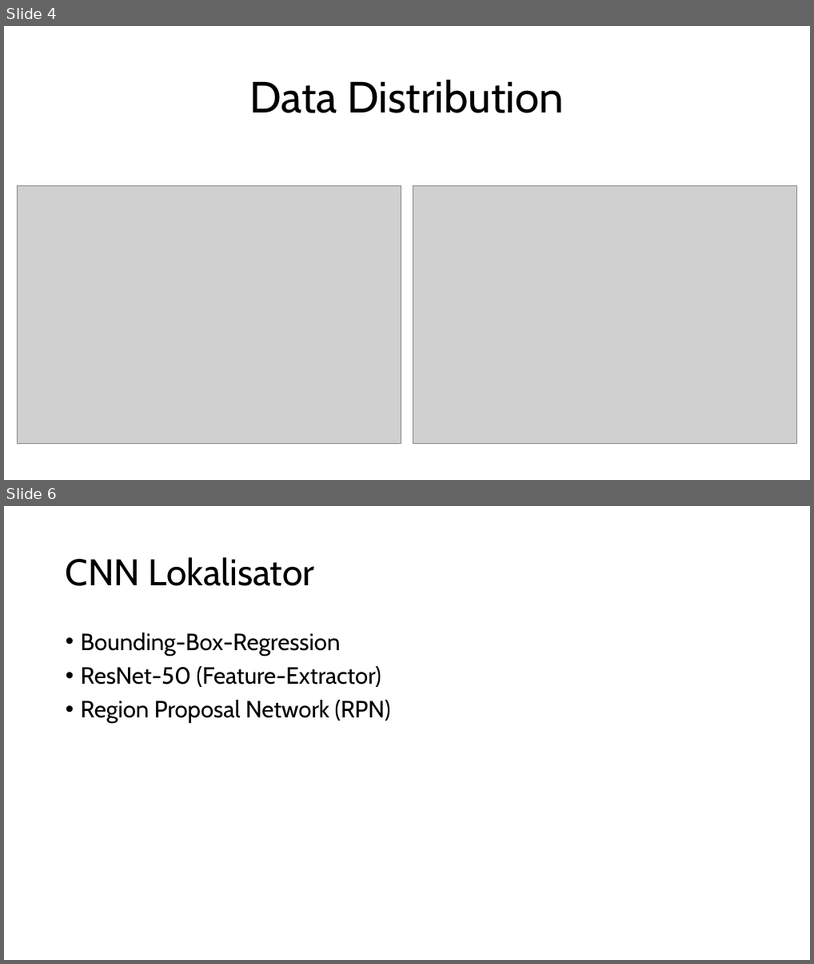
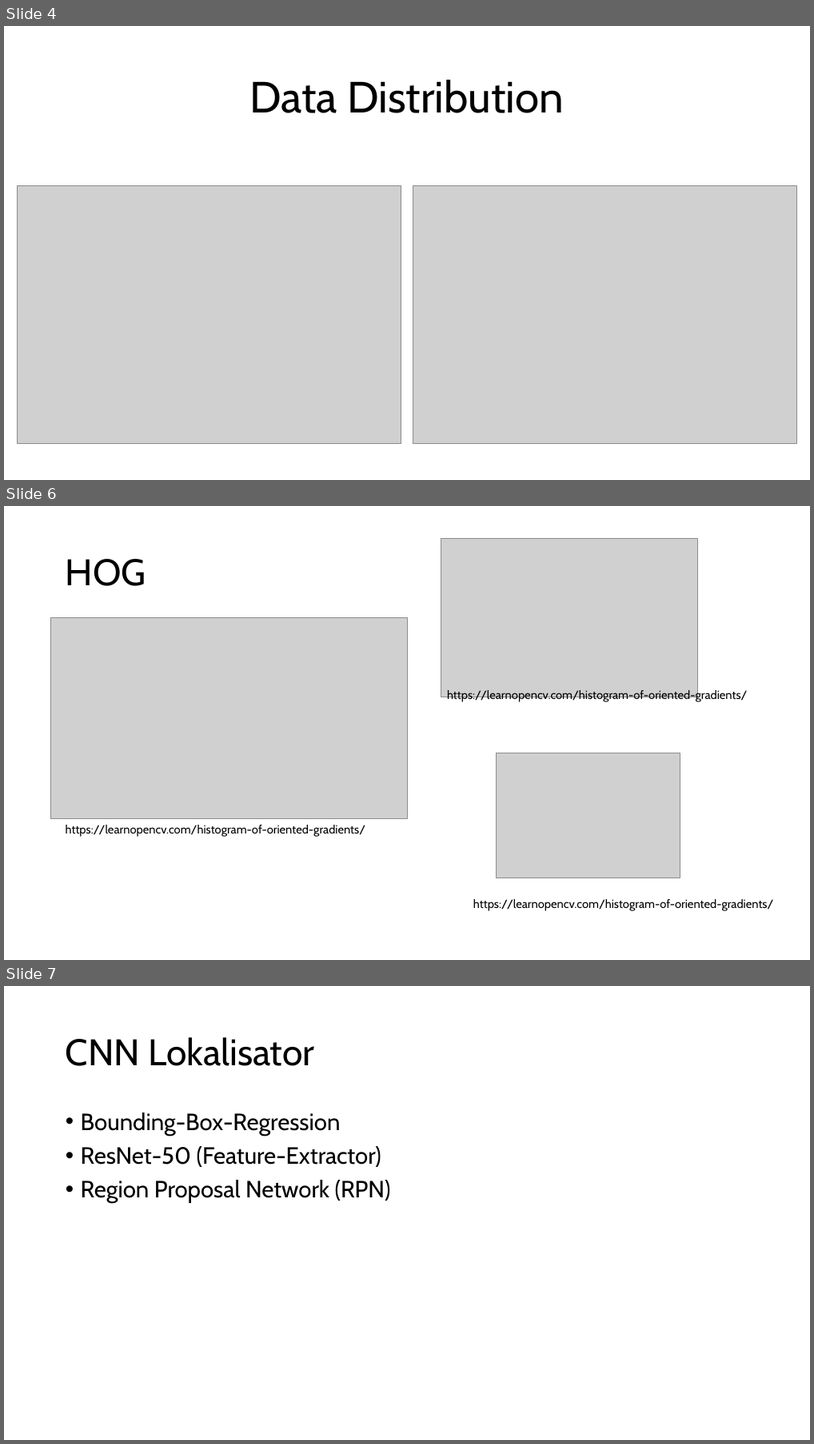
Before and after one commit to jarboyd/ai-lecture-project-ws2425, a slide deck: docs/group_project_presentation.pptx. Shown one above the other, each under a label of ours: slides 4 and 6 before the commit, slides 4, 6 and 7 after it; the slides between them are not shown. The pictures are 814x964 and 814x1444 pixels, drawn with LibreOffice and Linux fonts; fonts in the diff are those of the drawing; grey boxes stand for pictures. Boxes give left, top, right and bottom in pixels: in the first picture for what was removed or moved away, otherwise in the second. Text is boxed around its words. In the diff, an @@ line names an element or a change of style, - is before the commit and + after.

```diff
--- a/docs/group_project_presentation.pptx
+++ b/docs/group_project_presentation.pptx
@@ slide 6 added at (x1=4, y1=506, x2=810, y2=960), background #FFFFFF @@
@@ picture added at (x1=441, y1=539, x2=698, y2=697) @@
@@ title added at (x1=66, y1=559, x2=146, y2=586), 44 pt, text #000000 @@
+HOG
@@ picture added at (x1=50, y1=618, x2=407, y2=819) @@
@@ text added at (x1=447, y1=689, x2=747, y2=703), 14 pt, text #000000 @@
+https://learnopencv.com/histogram-of-oriented-gradients/
@@ picture added at (x1=497, y1=753, x2=681, y2=877) @@
@@ text added at (x1=66, y1=824, x2=366, y2=836), 14 pt, text #000000 @@
+https://learnopencv.com/histogram-of-oriented-gradients/
@@ text added at (x1=474, y1=899, x2=774, y2=911), 14 pt, text #000000 @@
+https://learnopencv.com/histogram-of-oriented-gradients/
@@ what was slide 6 is now slide 7 @@
```
Also in this commit, not shown: 1 slide changed, 1 other file.
